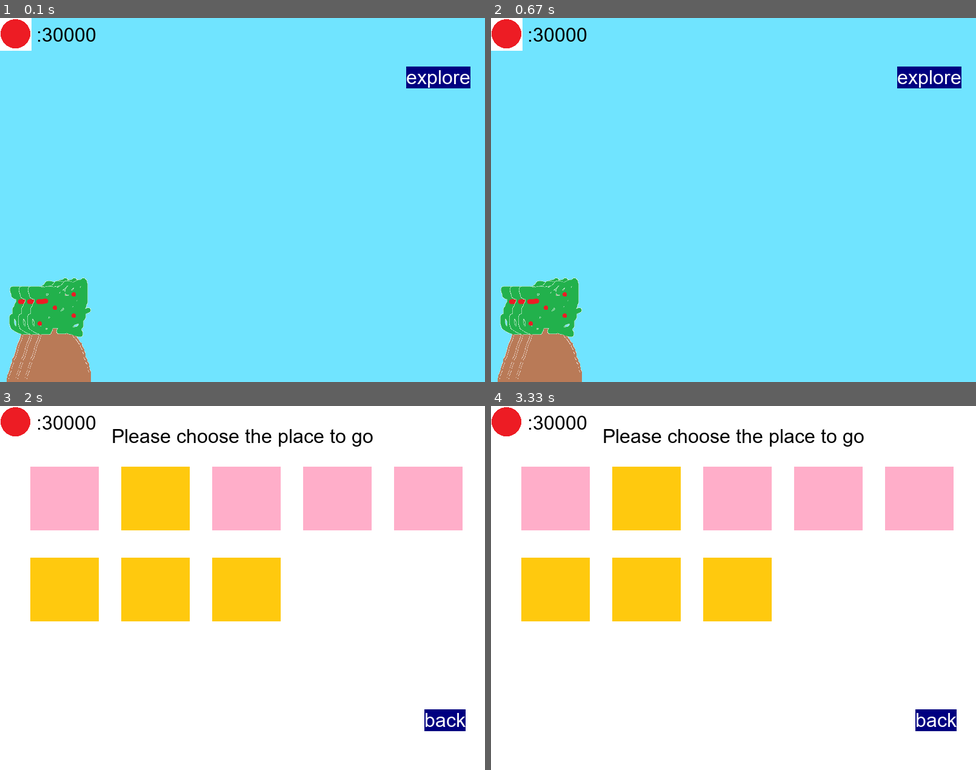
Above: before the commit, frames 1-4 (two rows, left to right).
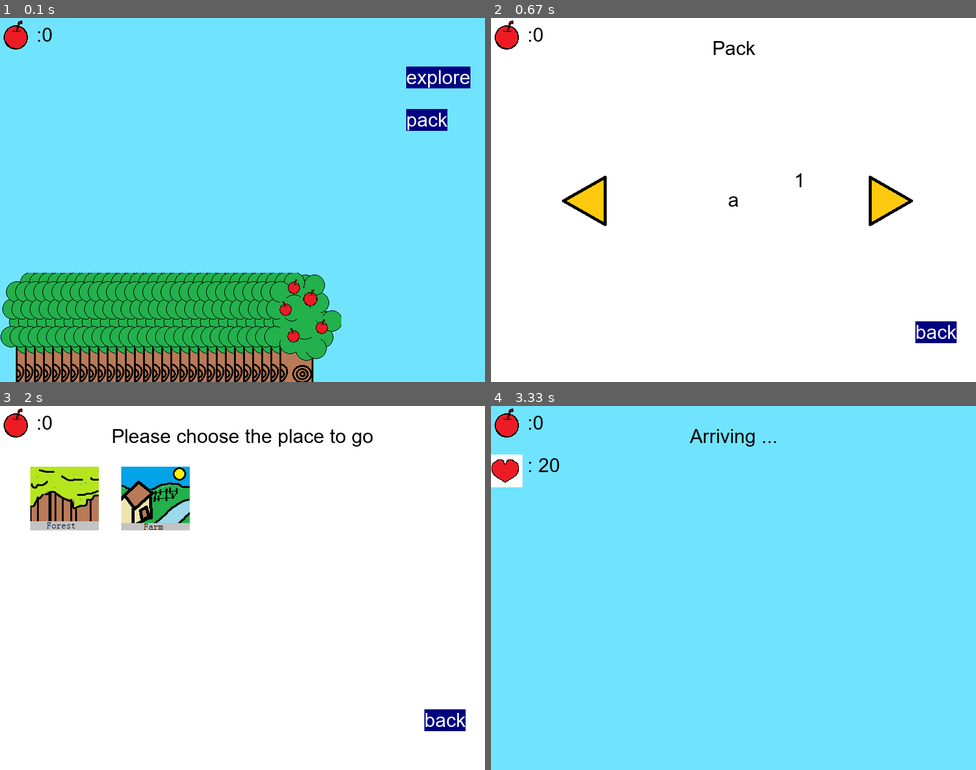
Above: after the commit, the same moments.

Repository: Cynthia7979/Small-Games
Game: pygame game, started from AppleApple!/AppleApple！.py
Two runs of this game, one before a commit and one after it. Both use one fixed random seed, a clock stepped at 60 frames per second and the inputs below. The source is Python 2; it was converted automatically to run under Python 3.
Inputs (mouse positions are in pixels of both pictures, inside the frame that each line leads up to):
- Up to frame 1 (0.1 s): no input
- Up to frame 2 (0.67 s): click (927, 119) at 0.38 s, where only the run after the commit has a clickable "pack"
- Up to frame 3 (2 s): click (397, 588) at 0.72 s; press the mouse at (397, 588) at 1.03 s; move the mouse to (232, 595) at 1.13 s; release the mouse at (67, 606) at 1.27 s; click (446, 719) at 1.38 s, where only the run after the commit has a clickable "back"; click "explore" at 1.88 s
- Up to frame 4 (3.33 s): click (554, 497) at 2.22 s

The runs differ from the first frame. In frame 1, 18% of the frame differs, in the area x 0-93%, y 0-100%; in frame 2, 99%; in frame 3, 20%; in frame 4, 99%, in the area x 0-100%, y 0-100%.

Commit message:
edited Apple Apple, added some pictures and updated exploring system

Diff:
--- a/AppleApple!/AppleApple！.py
+++ b/AppleApple!/AppleApple！.py
@@ -4,7 +4,6 @@
 costPerTree = 0
 fullness = 20
 blood = 20
-pack = {}
 screenWidth = 800
 screenHeight = 600
 WHITE = (255,255,255)
@@ -97,28 +96,43 @@
 
 
 def main(): # so messy QAQ
+    pack = {}
     pygame.init()
 
-    # load stats
-    name,apple, appleTree, costPerTree, thingsToAdd = readFile()
+    # load stats from file
+    name, apple, appleTree, costPerTree, thingsToAdd = readFile()
+    # add thing to pack
     for thing in thingsToAdd:
         if thing in pack.keys():
             pack[thing] += 1
         else:
             pack[thing] = 1
-
-    # variables
+    #print thing
+    # initalizing
     DISPLAYSURF = pygame.display.set_mode((screenWidth,screenHeight))
     pygame.display.set_caption('Apple Apple!')
     currentScreen = 'main'
+    currentItem = 0
+    weaponInUse = wooden_sword
+    tipText = 'Arriving ...'
+    # load images
     tree = pygame.image.load('./tree.png')
     font = pygame.font.Font('arial.ttf',32)
     forest = pygame.image.load('./forest.png')
     farm = pygame.image.load('./farm.png')
-    places = (forest,farm,forest,forest,forest,farm,farm,farm)
+    places = {'forest':forest,'farm':farm}
+    # load and set apple icon
+    appleImg = pygame.image.load('./apple.png')
+    appleImgRect = appleImg.get_rect()
+    appleImgRect.topleft = (0, 0)
 
     # main loop
     while True:
+        # set apple bar
+        appleTextSurface = font.render(':' + str(apple), True, BLACK)
+        appleTextRect = appleTextSurface.get_rect()
+        appleTextRect.topleft = (60, 10)
+
         # draw screen
         if currentScreen == 'main':
             DISPLAYSURF.fill(SKYBLUE)
@@ -131,21 +145,61 @@
             exploreRect = pygame.Rect(670, 80, exploreTextRect.width, exploreTextRect.height)
             exploreTextRect.topleft = (670, 80)
             DISPLAYSURF.blit(exploreTextSurf, exploreTextRect)
+            packTextSurf = font.render('pack', True, WHITE, NAVYBLUE)
+            packTextRect = exploreTextSurf.get_rect()
+            packRect = pygame.Rect(670, 150, packTextRect.width, packTextRect.height)
+            packTextRect.topleft = (670,150)
+            DISPLAYSURF.blit(packTextSurf, packTextRect)
             for event in pygame.event.get():
                 if event.type == MOUSEBUTTONUP:
-                    pos = event.pos
-                    if pygame.Rect(pos[0], pos[1], 1, 1).colliderect(exploreRect):
+                    x,y = event.pos
+                    if pygame.Rect(x,y, 1, 1).colliderect(exploreRect):
                         currentScreen = 'explore choose'
+                    elif pygame.Rect(x,y,1,1).colliderect(packRect):
+                        currentScreen = 'pack'
+                    elif pygame.Rect(x,y,1,1).colliderect(appleImgRect):
+                        apple += pickApple(appleTree)
+                elif event.type == QUIT:
+                    pygame.quit()
+                    sys.exit()
         elif currentScreen == 'explore choose':
-            if exploreChoosingScreen(DISPLAYSURF,font,places) == 'main':
+            thingReturned = exploreChoosingScreen(DISPLAYSURF,font,places)
+            if thingReturned:
+                if thingReturned == 'main':
+                    currentScreen = 'main'
+                elif thingReturned[:4] == 'goto':
+                    currentScreen = 'place' + thingReturned[4:]
+                    #while True:
+                        #print thingReturned[4:]
+                    #currentScreen = 'main'
+        elif currentScreen == 'pack':
+            do, back = packScreen(DISPLAYSURF,font,pack,currentItem)
+            if currentItem < len(pack)-1 and currentItem > -len(pack):
+                currentItem += do
+            else:
+                currentItem = 0
+            if back:
                 currentScreen = 'main'
+        elif currentScreen[:5] == 'place':
+            DISPLAYSURF.fill(SKYBLUE)
+            place = currentScreen[5:]
+            mobs = placeToMobs[place]
+            tipTextSurface = font.render(tipText,True,BLACK)
+            tipTextRect = tipTextSurface.get_rect()
+            tipTextRect.center = (400,50)
+            DISPLAYSURF.blit(tipTextSurface,tipTextRect)
+            currentMob = 0
+            bloodIcon = pygame.image.load('./bloodIcon.png')
+            bloodTextSurf = font.render(': ' + str(blood),True,BLACK)
+            bloodTextRect = bloodTextSurf.get_rect()
+            bloodTextRect.topleft = (60,80)
+            DISPLAYSURF.blit(bloodTextSurf,bloodTextRect)
+            DISPLAYSURF.blit(bloodIcon,(0,80))
+            # TODO: fighting with mob and get things system
+
 
         # draw apple bar
-        appleImg = pygame.image.load('./apple.png')
-        DISPLAYSURF.blit(appleImg,(0,0))
-        appleTextSurface = font.render(':' + str(apple), True, BLACK)
-        appleTextRect = appleTextSurface.get_rect()
-        appleTextRect.topleft = (60, 10)
+        DISPLAYSURF.blit(appleImg, (0, 0))
         DISPLAYSURF.blit(appleTextSurface,appleTextRect)
 
         # event handling loop
@@ -158,6 +212,73 @@
 
         pygame.display.update()
 
+
+
+def packScreen(DISPLAYSURF,font,pack,currentItem):
+    do = 0
+    back = False
+
+    DISPLAYSURF.fill(WHITE)
+    titleSurf = font.render('Pack',True,BLACK)
+    titleRect = titleSurf.get_rect()
+    titleRect.center = (400,50)
+    DISPLAYSURF.blit(titleSurf,titleRect)
+
+    leftArrow = pygame.image.load('./left.png')
+    leftRect = leftArrow.get_rect()
+    leftRect.topleft = (100,250)
+    rightArrow = pygame.image.load('./right.png')
+    rightRect = rightArrow.get_rect()
+    rightRect.topleft = (600,250)
+    DISPLAYSURF.blit(leftArrow,(100,250))
+    DISPLAYSURF.blit(rightArrow,(600,250))
+
+    backTextSurf = font.render('back', True, WHITE, NAVYBLUE)
+    backTextRect = backTextSurf.get_rect()
+    backButtonRect = pygame.Rect(700, 500, backTextRect.width, backTextRect.height)
+    backTextRect.topleft = (700, 500)
+    DISPLAYSURF.blit(backTextSurf, backTextRect)
+
+#    x = 50
+#    y = 100
+#    for item in pack.keys():
+#        itemSurf = font.render(item,True,BLACK)
+#        itemRect = itemSurf.get_rect()
+#        if x + itemRect.width > screenWidth:
+#            x = 50
+#            y += 100
+#        itemRect.topleft = (x,y)
+#        x += itemRect.width + 50
+#        if x >= screenWidth:
+#            y += 100
+#            x = 50
+#        DISPLAYSURF.blit(itemSurf,itemRect)
+    itemTexts = {}
+    for item in pack.keys():
+        itemSurf = font.render(item, True, BLACK)
+        itemRect = itemSurf.get_rect()
+        itemRect.center = (400,300)
+        numSurf = font.render(str(pack[item]),True,BLACK)
+        numRect = numSurf.get_rect()
+        numRect.topleft = (500,250)
+        itemTexts[item] = [itemSurf,itemRect,numSurf,numRect]
+    isurf,irect,nsurf,nrect = itemTexts[itemTexts.keys()[currentItem]]
+    DISPLAYSURF.blit(isurf,irect)
+    DISPLAYSURF.blit(nsurf,nrect)
+    for event in pygame.event.get():
+        if event.type == MOUSEBUTTONUP:
+            x,y = event.pos
+            if pygame.Rect(x,y,1,1).colliderect(leftRect):
+                do = -1
+            elif pygame.Rect(x,y,1,1).colliderect(rightRect):
+                do = 1
+            elif pygame.Rect(x,y,1,1).colliderect(backButtonRect):
+                back = True
+        elif event.type == QUIT:
+            pygame.quit()
+            sys.exit()
+    return (do,back)
+    # FIXME: if you only press left or right you may skip something...
 
 def readFile():
     f = open('.\UsrStat.txt')
@@ -215,19 +336,30 @@
     DISPLAYSURF.blit(backTextSurf, backTextRect)
     x = 50
     y = 100
-    for place in places:
-       DISPLAYSURF.blit(place, (x, y))
-       x += 150
-       if x >= 800:
+    placeRects = {}
+    for place in places.keys():
+        placeSurf = places[place]
+        placeRect = placeSurf.get_rect()
+        placeRect.topleft = (x,y)
+        placeRects[place] = ((placeSurf,placeRect))
+        DISPLAYSURF.blit(placeSurf,placeRect)
+        x += 150
+        if x >= 800:
             y += 150
             x = 50
     for event in pygame.event.get():
         if event.type == MOUSEBUTTONUP:
             x,y = event.pos
             if pygame.Rect(x,y,1,1).colliderect(backButtonRect):
-                print 'back!'
+                #print 'back!'
                 return 'main'
+            for place in placeRects.keys():
+                if pygame.Rect(x,y,1,1).colliderect(placeRects[place][1]):
+                    return 'goto' + place
+
         elif event.type == QUIT:
             pygame.quit()
+            sys.exit()
+
 if __name__ == '__main__':
     main()
--- a/AppleApple!/UsrStat.txt
+++ b/AppleApple!/UsrStat.txt
@@ -1,6 +1,8 @@
 Cynthia7979#usrname
-30000#apple
-3#appleTree
+0#apple
+30#appleTree
 1#costPerTree
 
-Wooden_Sword#pack
+a
+b
+c
--- a/AppleApple!/process.txt
+++ b/AppleApple!/process.txt
@@ -1 +1 @@
-WORKING ON
+WORKING ON EXPLORING PART
Binary file changed: AppleApple!/apple.png
Binary file added: AppleApple!/bloodIcon.png
Binary file changed: AppleApple!/farm.png
Binary file changed: AppleApple!/forest.png
Binary file added: AppleApple!/left.png
Binary file added: AppleApple!/right.png
Binary file changed: AppleApple!/tree.png
